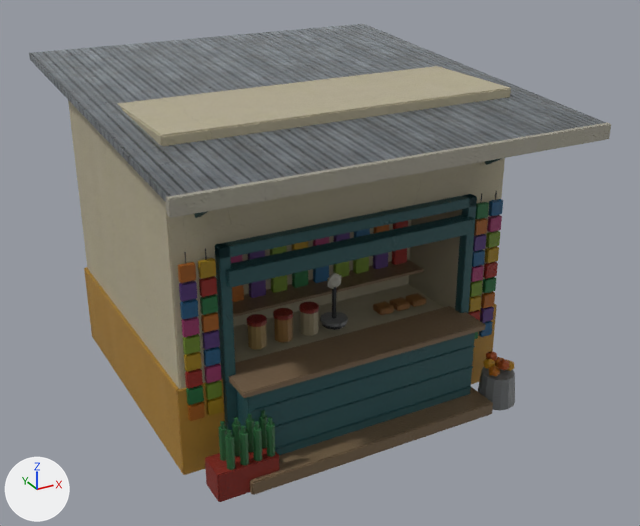
The glTF model public/assets/models/general_store.glb: old version first, new version second.
Before and after are seen from a 50 mm lens placed at (-3.91, -8.0, 5.07), pointed at (0.14, -0.63, 1.38). Arrows for +X, +Y and +Z are at lower left; the lights stay in place. The first picture is the older version. Where no turn or scale is listed for an object, it has been applied to the vertices. Vertices at exactly the same position are counted once.

Script lines for the objects in view, before the commit:
```python
me_block = bpy.data.meshes.new('block')
me_block.from_pydata(...)  # 408 vertices, 796 faces; spans x -2.06..2.06, y -2.01..2.01, z -1.6..1.6
me_block.materials.append(mat_hb_main)
me_frame_l = bpy.data.meshes.new('frame_l')
me_frame_l.from_pydata(...)  # 3056 vertices, 5656 faces; spans x -1.72..1.72, y -0.86..0.86, z -1.51..1.51
me_frame_l.materials.append(mat_hb_props)
me_roof = bpy.data.meshes.new('roof')
me_roof.from_pydata(...)  # 8 vertices, 12 faces; spans x -2.05..2.05, y -2.08..2.08, z -0.18..0.18
me_roof.materials.append(mat_hb_tin)
ob_hb_main = bpy.data.objects.new('hb_main', me_block)
ob_hb_main.location = (0.0, -0.49, 1.6)
ob_hb_props = bpy.data.objects.new('hb_props', me_frame_l)
ob_hb_props.location = (0.02, -1.55, 1.51)
ob_hb_tin = bpy.data.objects.new('hb_tin', me_roof)
ob_hb_tin.location = (0.0, -0.38, 3.16)
```
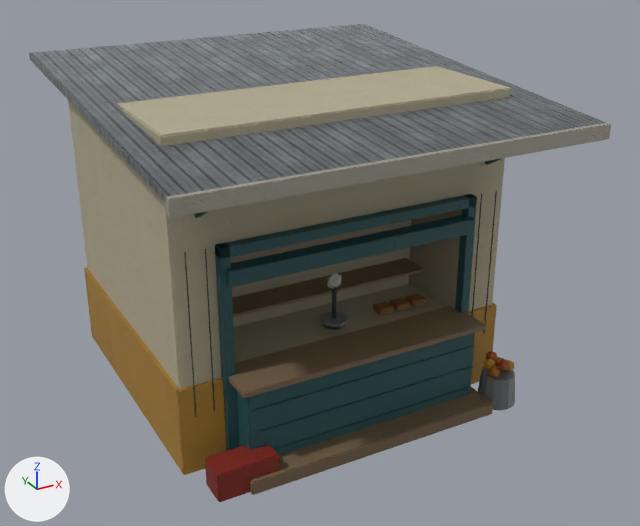
Where the newer file only moved an object's origin or applied its transform, the numbers keep the older frame.

Changed parts and their boxes [x1, y1, x2, y2] in the pictures (640 x 526 px):
'hb_props', reshaped
    before: [178, 158, 515, 502]
    after: [184, 158, 515, 502]
part 1 of me_frame_l, deleted
    before: [178, 199, 503, 470]
part 2 of me_frame_l, surface changed
    both: [185, 196, 496, 473]

What changed in the scene script:
```text
Change me_frame_l:
    used by ob_hb_props; location = (0.02, -1.55, 1.51)
    remove me_frame_l.from_pydata(...)  # 3056 vertices, 5656 faces; spans x -1.72..1.72, y -0.86..0.86, z -1.51..1.51
    add me_frame_l.from_pydata(...)  # 544 vertices, 984 faces; spans x -1.67..1.72, y -0.85..0.6, z -1.51..1.51
    me_frame_l part 1: 88 loose pieces with 2512 vertices, spanning x -1.72..1.68, y -0.49..0.86, z -1.21..0.72, are deleted
    me_frame_l part 2: 958 kept faces spanning x -1.67..1.72, y -0.85..0.6, z -1.51..1.51 get new texture (UV) coordinates
    other edits to the shape of me_frame_l do not show in these pictures
```
